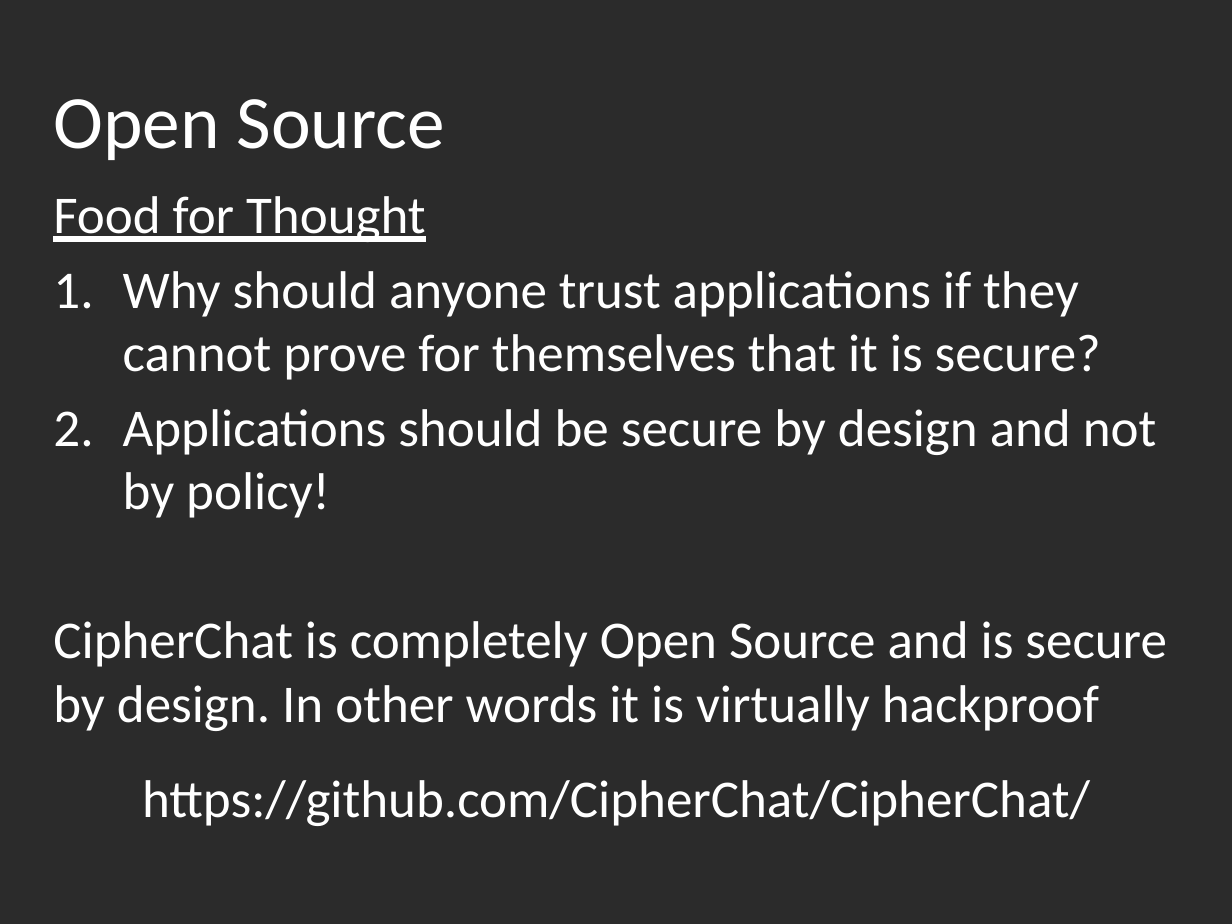
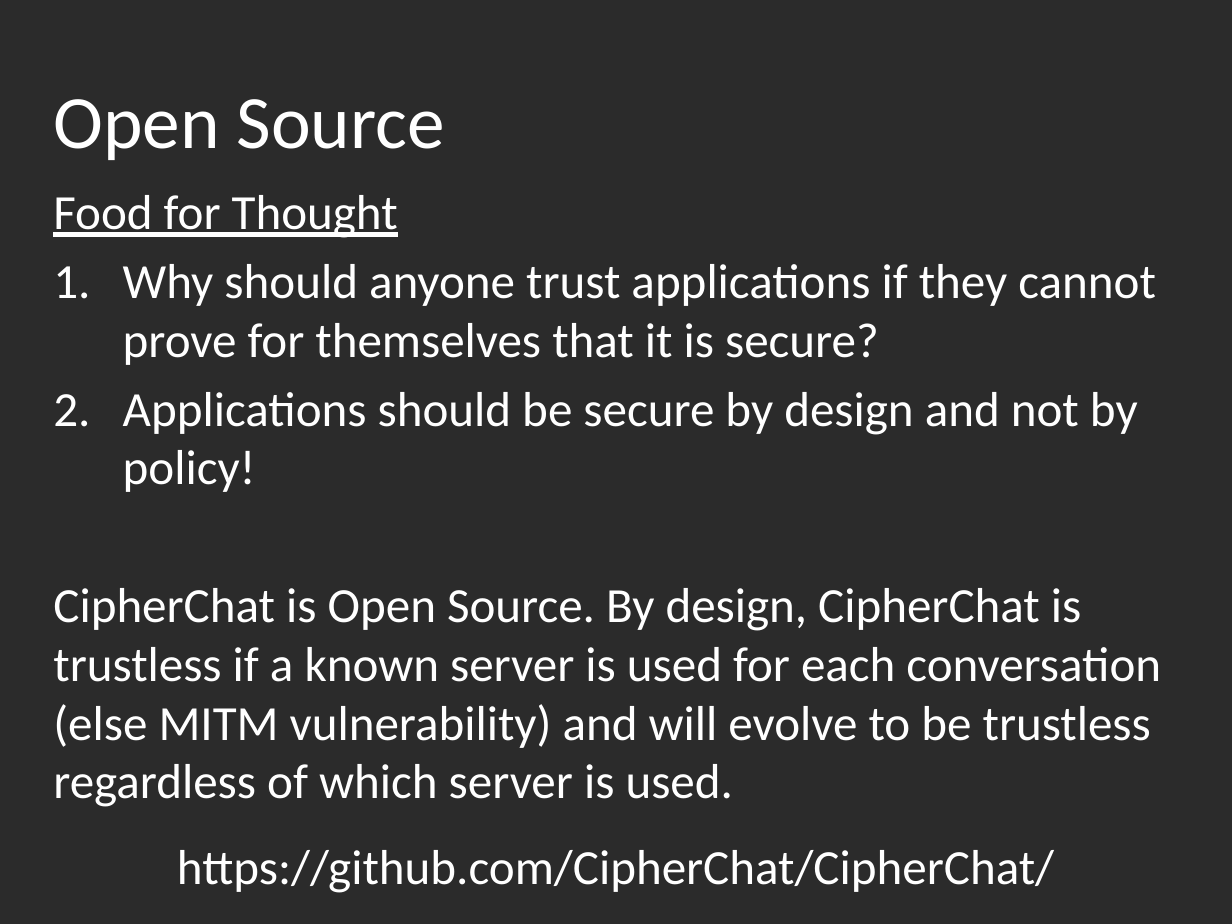
Before and after one commit to otboss/Mobile-Application-Tech-Year-3-Semester-2, a slide deck: slide 11 of SWEN3004/CipherChat Presentation.pptx (slide 10 before the commit). Drawn at 1232x924 pixels with LibreOffice and Linux fonts; fonts in the diff are those of the drawing; background and template pictures are left out; a plain dark background stands for a picture behind light text. Boxes give left, top, right and bottom in pixels: in the first picture for what was removed or moved away, otherwise in the second. Text is boxed around its words. In the diff, an @@ line names an element or a change of style, - is before the commit and + after.

```diff
--- a/SWEN3004/CipherChat Presentation.pptx
+++ b/SWEN3004/CipherChat Presentation.pptx
@@ subtitle at (53,195,1156,893): size 31 to 28.7 pt in "Food for Thought", "Why should anyone trust applications if they ...", "Applications should be secure by design and ...", "https://github.com/CipherChat/CipherChat/" @@
@@ subtitle at (53,588,1161,807): text changed; size 31 to 28.7 pt @@
-CipherChat is completely Open Source and is secure by design. In other words it is virtually hackproof
+CipherChat is Open Source. By design, CipherChat is trustless if a known server is used for each conversation (else MITM vulnerability) and will evolve to be trustless regardless of which server is used.
```
Also in this commit, not shown: 1 other slide changed, 1 slide added, 11 other files.
